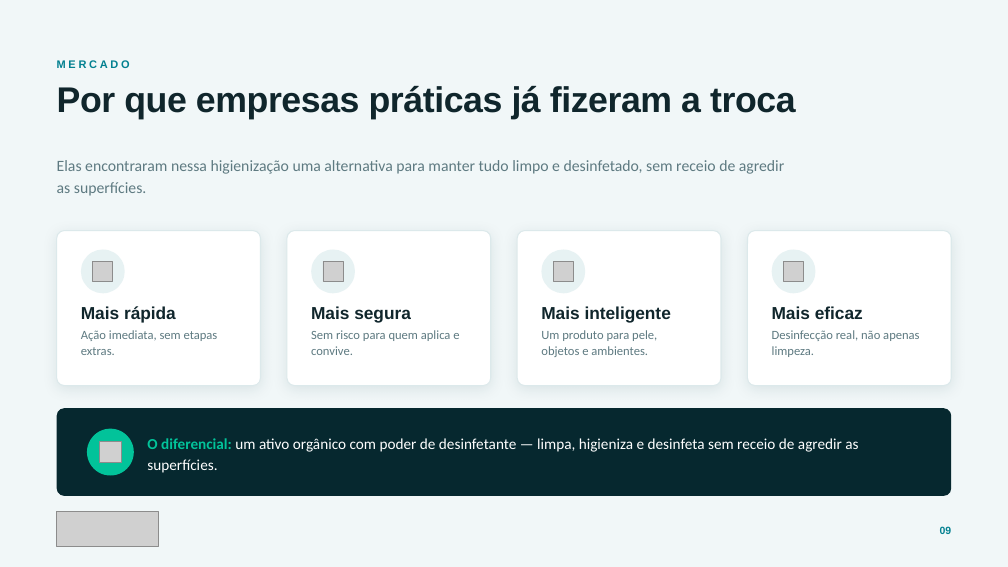
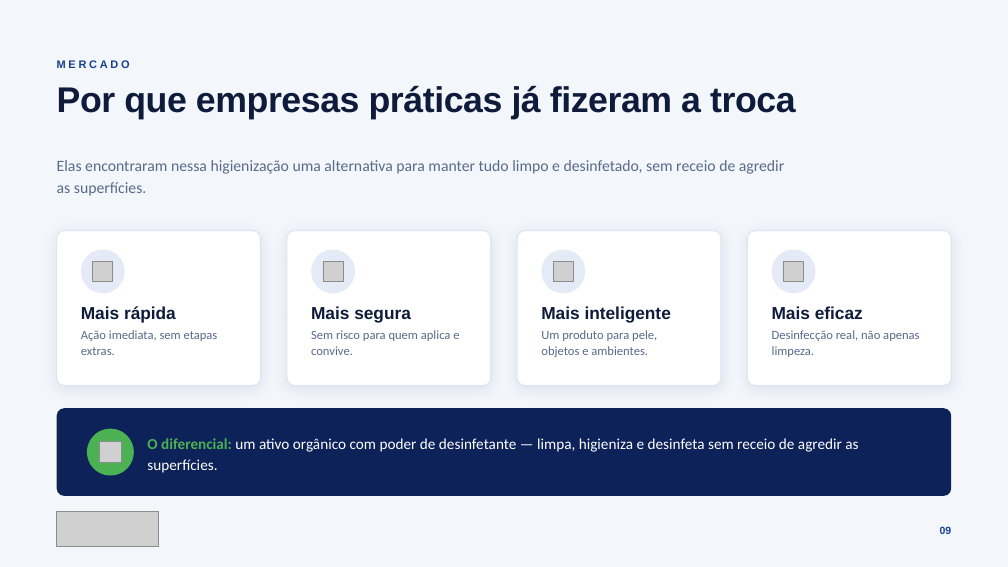
Before and after one commit to eglisbandeira40/Victor, a slide deck: slide 9 of apresentacao/Acido-Hipocloroso-Apresentacao.pptx. Drawn at 1008x567 pixels with LibreOffice and Linux fonts; fonts in the diff are those of the drawing; grey boxes stand for pictures. Boxes give left, top, right and bottom in pixels: in the first picture for what was removed or moved away, otherwise in the second. Text is boxed around its words. In the diff, an @@ line names an element or a change of style, - is before the commit and + after.

```diff
--- a/apresentacao/Acido-Hipocloroso-Apresentacao.pptx
+++ b/apresentacao/Acido-Hipocloroso-Apresentacao.pptx
@@ background #F1F7F8 to #F3F6FB @@
@@ text "MERCADO" at [57,60,130,68]: text colour #028090 to #17418C @@
@@ text "Por que empresas práticas já ..." at [57,86,796,120]: text colour #10262C to #0E1B3A @@
@@ outline #DCE9EB 1 pt to #DDE4F3 1 pt; shadow changed in 4 elements at [57,231,261,386], [287,231,492,386], [517,231,721,386], [748,231,952,386] @@
@@ text colour #5E7A81 to #5A6A8A in 5 elements at [57,160,784,196], [81,330,218,355], [311,330,459,355], [541,330,657,357], [772,330,919,357] @@
@@ rounded rectangle at [57,408,951,496]: fill #06282F to #0C2259 @@
@@ text "O diferencial: um ativo orgânico ..." at [147,438,858,473]: text colour #02C39A to #4CB152 in "O diferencial:" @@
@@ ellipse at [87,429,134,476]: fill #02C39A to #4CB152 @@
@@ text "09" at [940,527,952,534]: text colour #028090 to #17418C @@
```
Also in this commit, not shown: 10 other slides changed, 3 other files.
